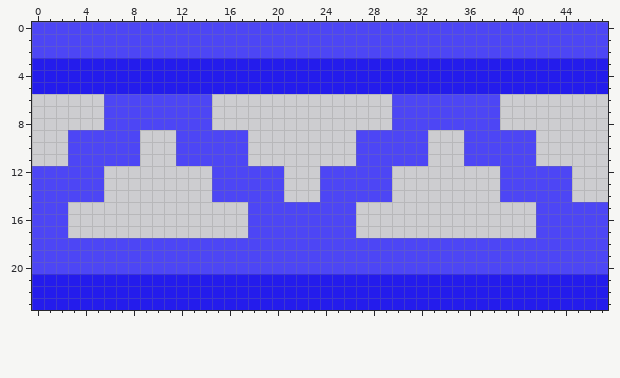
Pixel-art sprite -- assets/girder_blue.png. That is the earlier state.
The file is 48x24 pixels.
Now the later version:
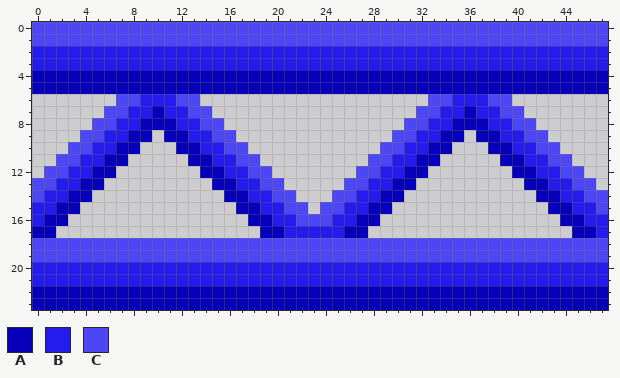
Palette (. is transparent): A #0700bb  B #241cec  C #4d46f5
Difference:
Changed rows in their new state; - is an unchanged pixel.
first column x 0:
 2 BBBBBBBBBBBBBBBBBBBBBBBBBBBBBBBBBBBBBBBBBBBBBBBB
 4 AAAAAAAAAAAAAAAAAAAAAAAAAAAAAAAAAAAAAAAAAAAAAAAA
 5 AAAAAAAAAAAAAAAAAAAAAAAAAAAAAAAAAAAAAAAAAAAAAAAA
 6 ------.--BBB--.---------------...--BBB-C--------
 7 --------BBABB-----------------..--BBABBCC-------
 8 -----C-BBAAABB-C--------------.--BBAAABBCC------
 9 ---.--BBAA-AABB--.---------...--BBAA.AABB-C-----
10 -----BBAA---AABB-----------..--BBAA-..AABBCC----
11 --C-BBAA.---.AABB-C--------.--BBAA--...AABBCC---
12 .--BBAA-------AABB--.---...--BBAA------.AABB-C--
13 --BBAA---------AABB-----..--BBAA-------..AABBCC-
14 -BBAA.---------.AABB-C--.--BBAA--------...AABBCC
15 BBAA-------------AABB--.--BBAA------------.AABB-
16 BAA---------------AABB---BBAA-------------..AABB
17 AA.---------------.AABBBBBAA--------------...AAB
20 BBBBBBBBBBBBBBBBBBBBBBBBBBBBBBBBBBBBBBBBBBBBBBBB
22 AAAAAAAAAAAAAAAAAAAAAAAAAAAAAAAAAAAAAAAAAAAAAAAA
23 AAAAAAAAAAAAAAAAAAAAAAAAAAAAAAAAAAAAAAAAAAAAAAAA
Pixel boxes of the changes (left, top, right, bottom) in both pictures:
changed: (32, 46, 608, 310)
